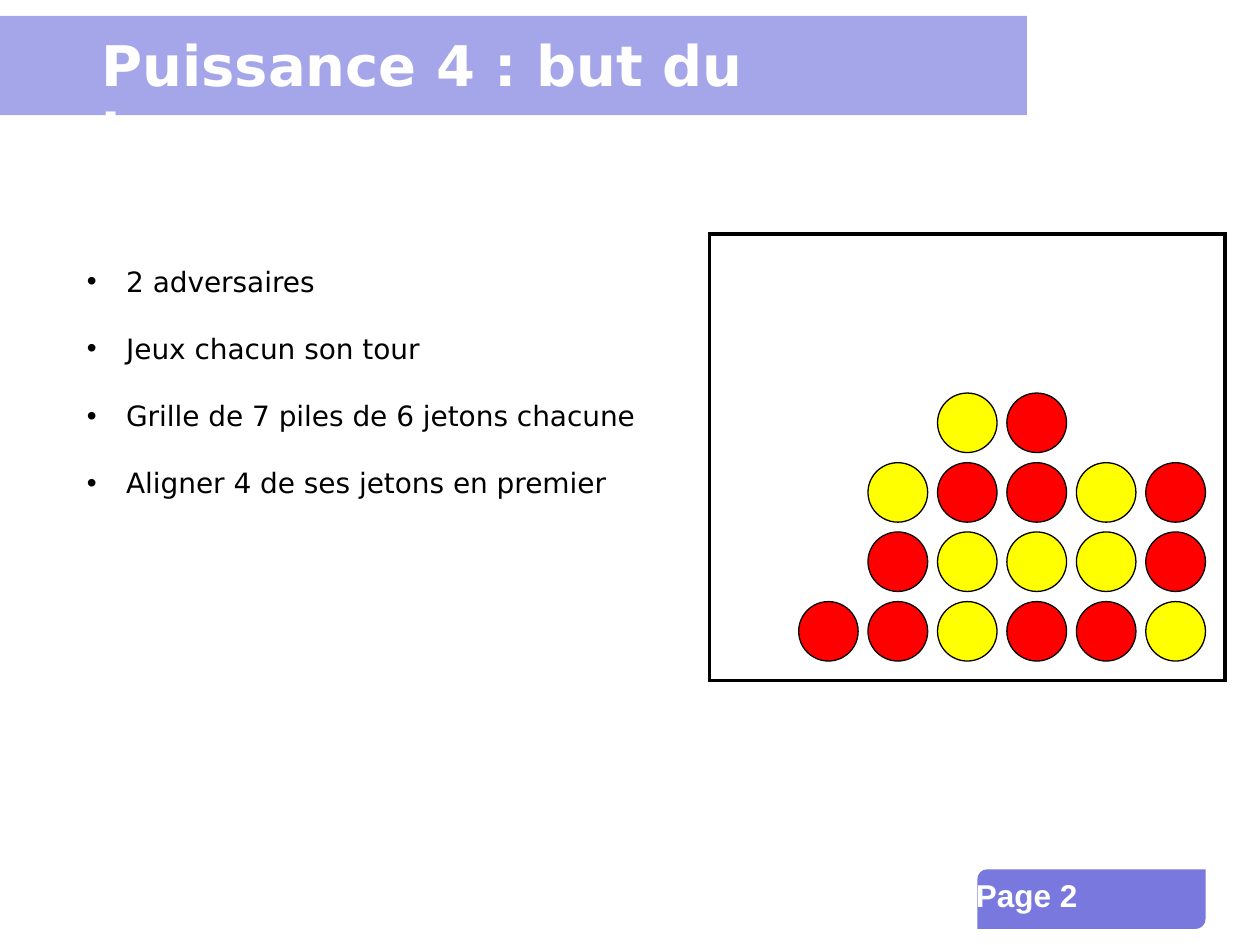
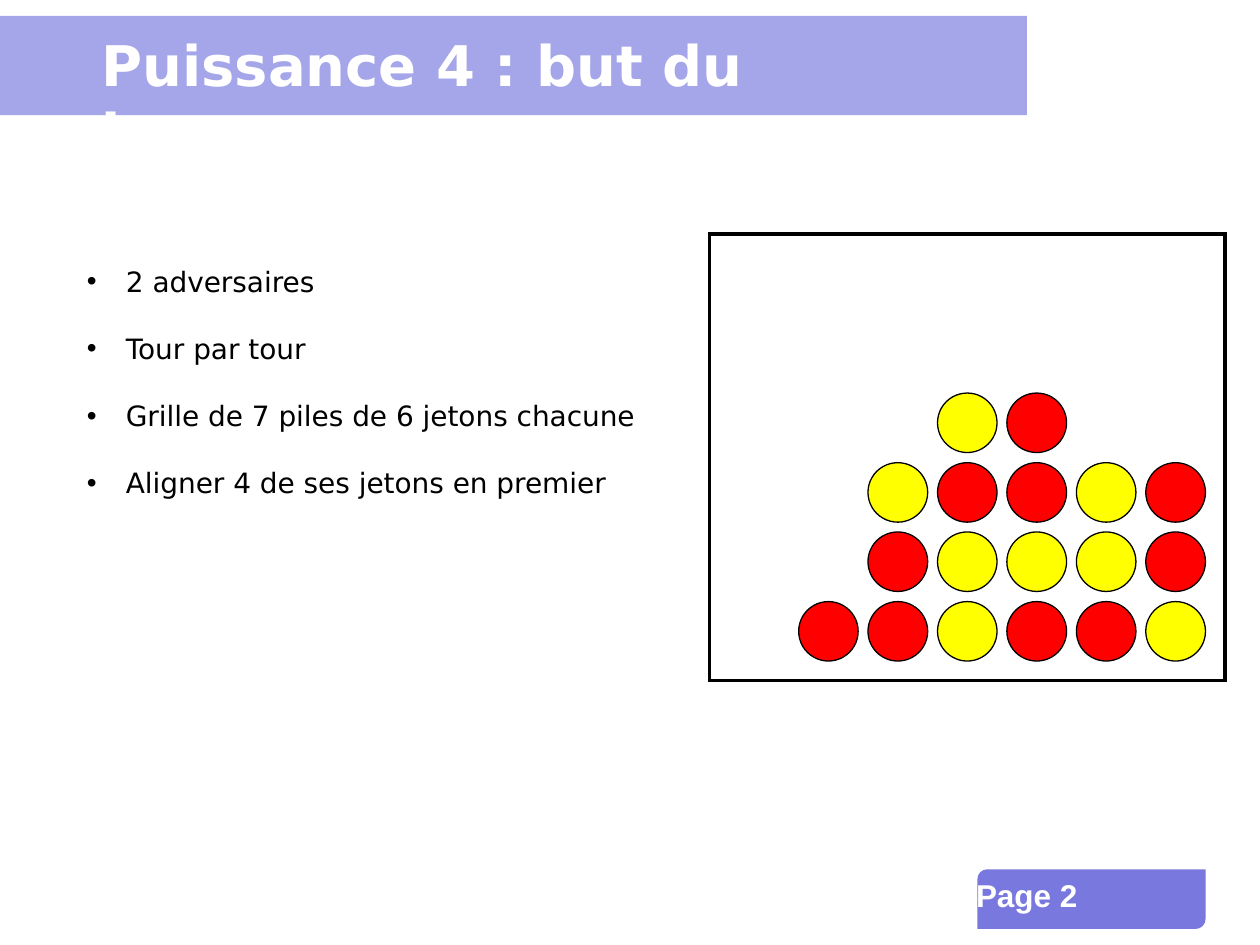
Before and after one commit to INSA-4IF-H4404-2013-2014/Connect-Four, a slide deck: slide 2 of presentation.ppt. Drawn at 1260x945 pixels with LibreOffice and Linux fonts; fonts in the diff are those of the drawing; background and template pictures are left out. Boxes give left, top, right and bottom in pixels: in the first picture for what was removed or moved away, otherwise in the second. Text is boxed around its words. In the diff, an @@ line names an element or a change of style, - is before the commit and + after.

```diff
--- a/presentation.ppt
+++ b/presentation.ppt
@@ text at box(126, 338, 305, 365): text changed @@
-• Jeux chacun son tour
+• Tour par tour
```
Also in this commit, not shown: 10 other slides changed, 1 other file.
